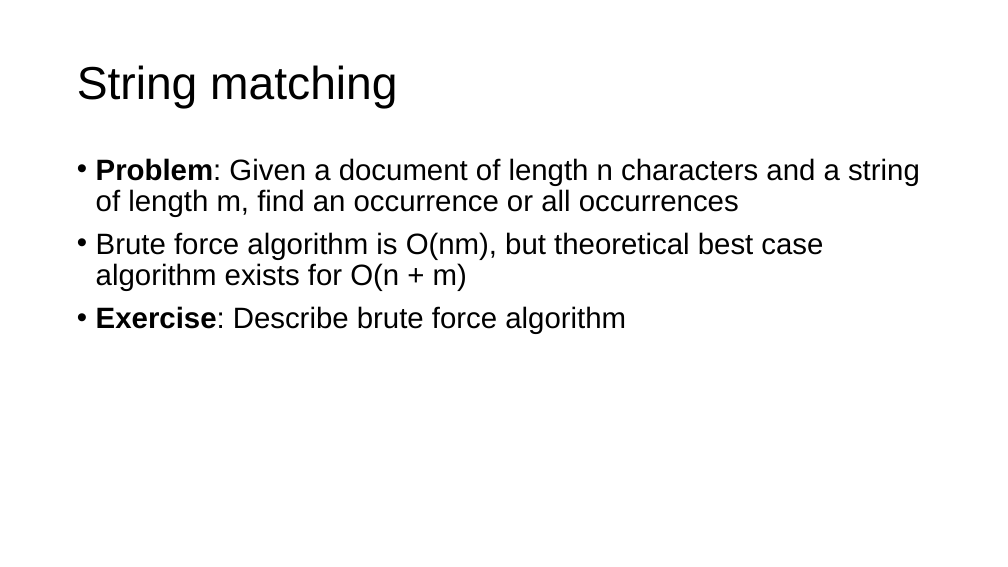
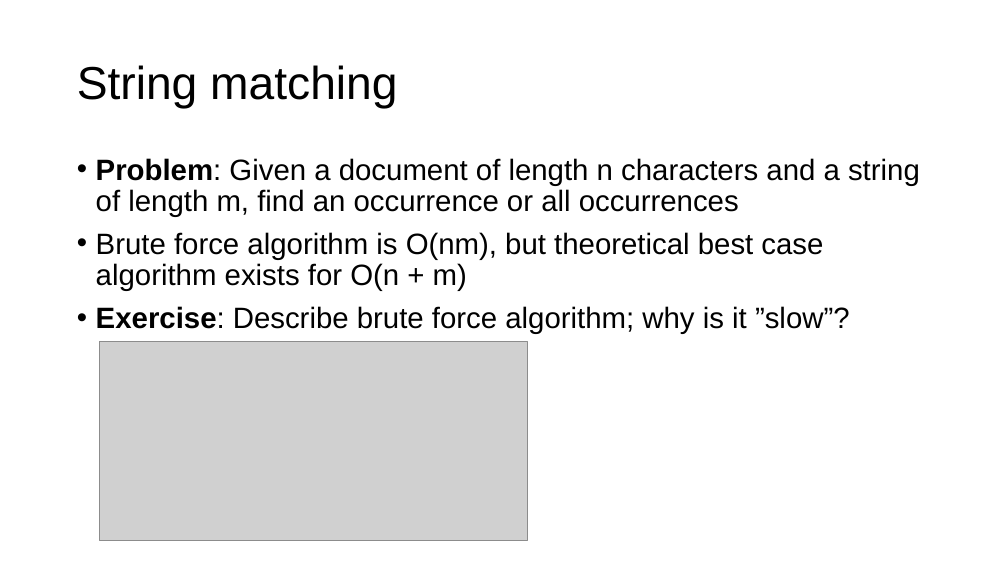
Before and after one commit to parrt/msds689, a slide deck: slide 5 of notes/searching.pptx. Drawn at 1008x567 pixels with LibreOffice and Linux fonts; fonts in the diff are those of the drawing; grey boxes stand for pictures; background and template pictures are left out. Boxes give left, top, right and bottom in pixels: in the first picture for what was removed or moved away, otherwise in the second. Text is boxed around its words. In the diff, an @@ line names an element or a change of style, - is before the commit and + after.

```diff
--- a/notes/searching.pptx
+++ b/notes/searching.pptx
@@ text at (x1=96, y1=306, x2=850, y2=334): text changed @@
-• Exercise: Describe brute force algorithm
+• Exercise: Describe brute force algorithm; why is it ”slow”?
@@ picture added at (x1=99, y1=342, x2=527, y2=541) @@
```
Also in this commit, not shown: 6 other slides changed, 3 other files.
